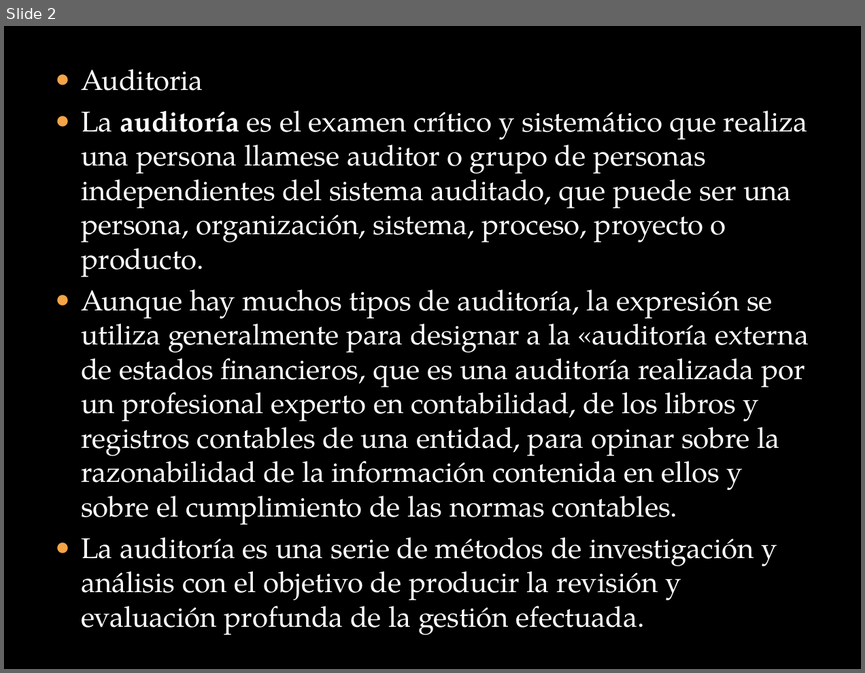
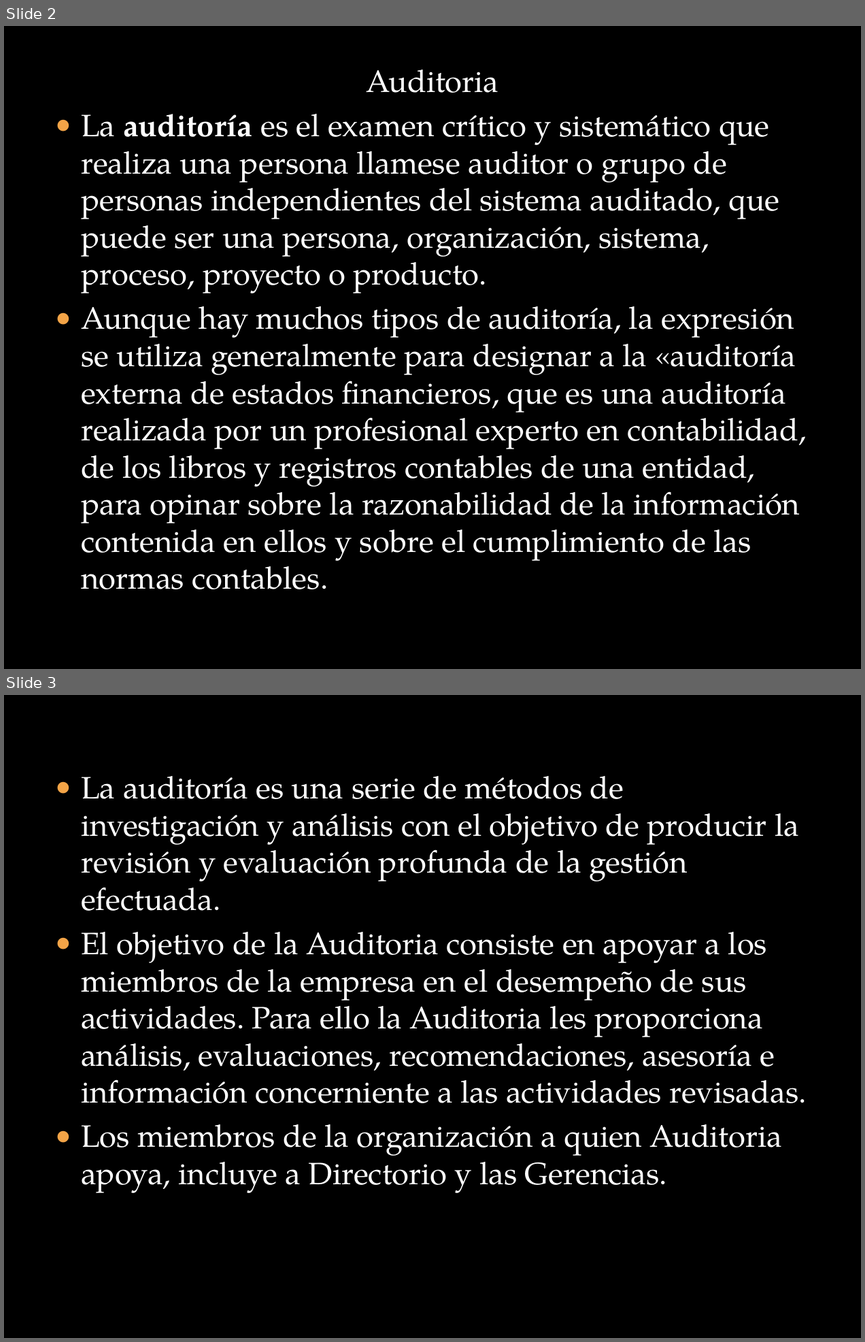
Before and after one commit to lc850/auditoria, a slide deck: HECTOR.pptx. Shown one above the other, each under a label of ours: slide 2 before the commit, slides 2 and 3 after it. The pictures are 865x673 and 865x1342 pixels, drawn with LibreOffice and Linux fonts; fonts in the diff are those of the drawing; background and template pictures are left out. Boxes give left, top, right and bottom in pixels: in the first picture for what was removed or moved away, otherwise in the second. Text is boxed around its words. In the diff, an @@ line names an element or a change of style, - is before the commit and + after.

```diff
--- a/HECTOR.pptx
+++ b/HECTOR.pptx
@@ slide 3 added at box(4, 695, 861, 1338), background picture (left out) @@
@@ text added at box(81, 776, 806, 1193), 26 pt, text #FFFFFF @@
+● La auditoría es una serie de métodos de investigación y análisis con el objetivo de producir la revisión y evaluación profunda de la gestión efectuada.
+● El objetivo de la Auditoria consiste en apoyar a los miembros de la empresa en el desempeño de sus actividades. Para ello la Auditoria les proporciona análisis, evaluaciones, recomendaciones, asesoría e información concerniente a las actividades revisadas.
+● Los miembros de la organización a quien Auditoria apoya, incluye a Directorio y las Gerencias.
@@ slide 2 changed as well @@
@@ text "Auditoria" at box(81, 70, 806, 589): size 24.1 to 26 pt; alignment left to centre; bullet ● to none @@
@@ text at box(81, 537, 776, 635): paragraph removed @@
-● La auditoría es una serie de métodos de investigación y análisis con el objetivo de producir la revisión y evaluación profunda de la gestión efectuada.
```
Also in this commit, not shown: 1 slide removed.
